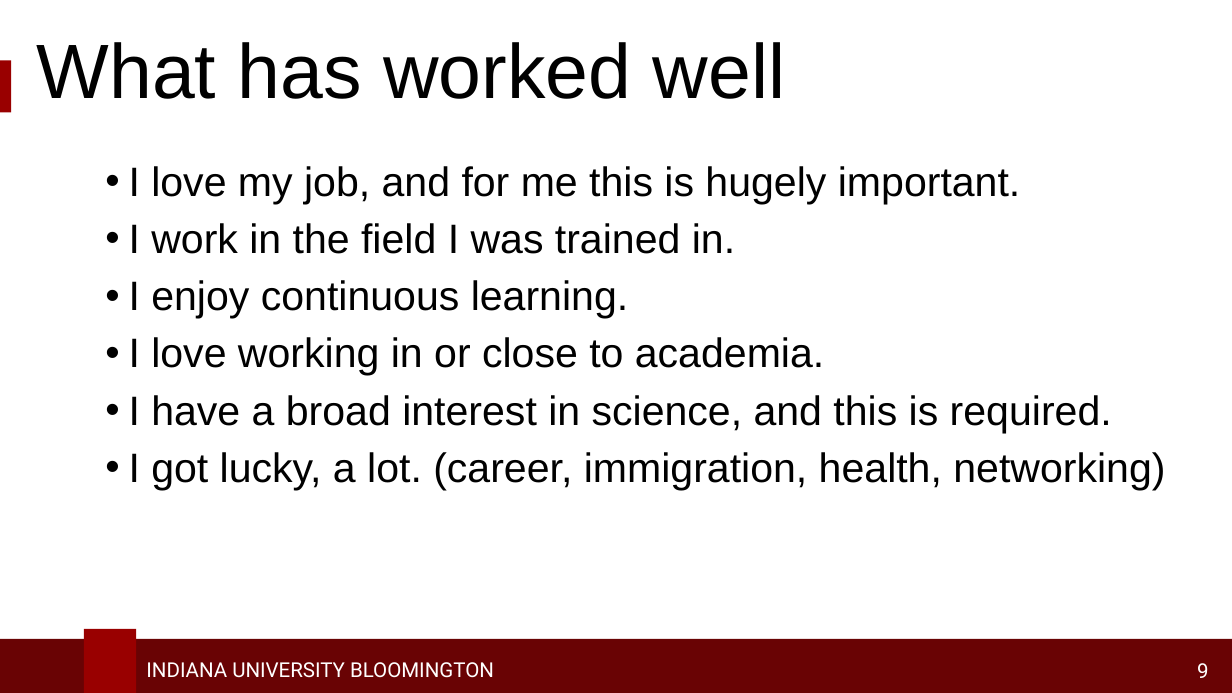
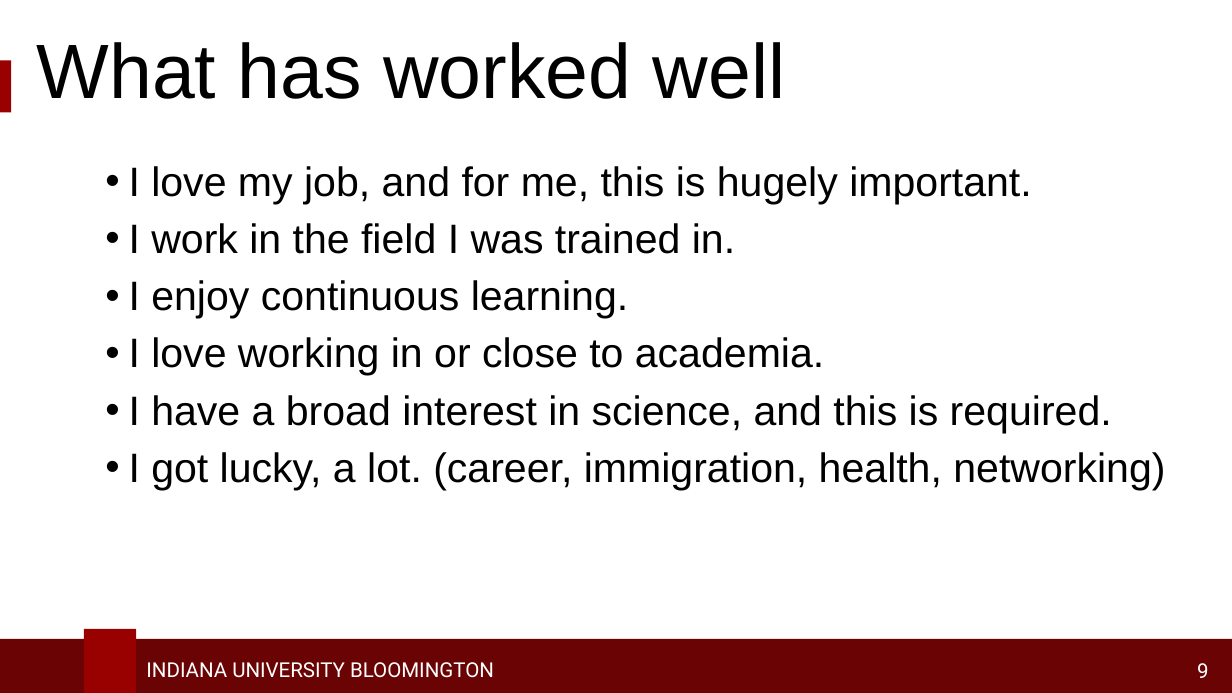
Before and after one commit to access-ci-org/Operations-STEP-2026, a slide deck: slide 9 of CareerSpotlights/RobertHenschel.pptx. Drawn at 1232x693 pixels with LibreOffice and Linux fonts; fonts in the diff are those of the drawing; background and template pictures are left out. Boxes give left, top, right and bottom in pixels: in the first picture for what was removed or moved away, otherwise in the second. Text is boxed around its words. In the diff, an @@ line names an element or a change of style, - is before the commit and + after.

```diff
--- a/CareerSpotlights/RobertHenschel.pptx
+++ b/CareerSpotlights/RobertHenschel.pptx
@@ text at (129, 166, 1031, 204): text changed @@
-• I love my job, and for me this is hugely important.
+• I love my job, and for me, this is hugely important.
```
Also in this commit, not shown: 3 other slides changed.
